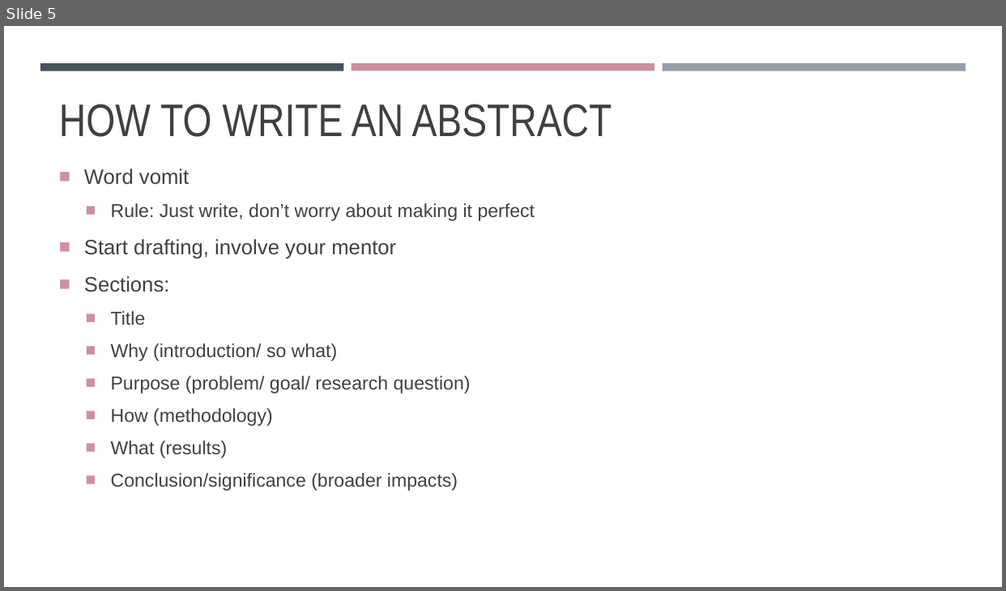
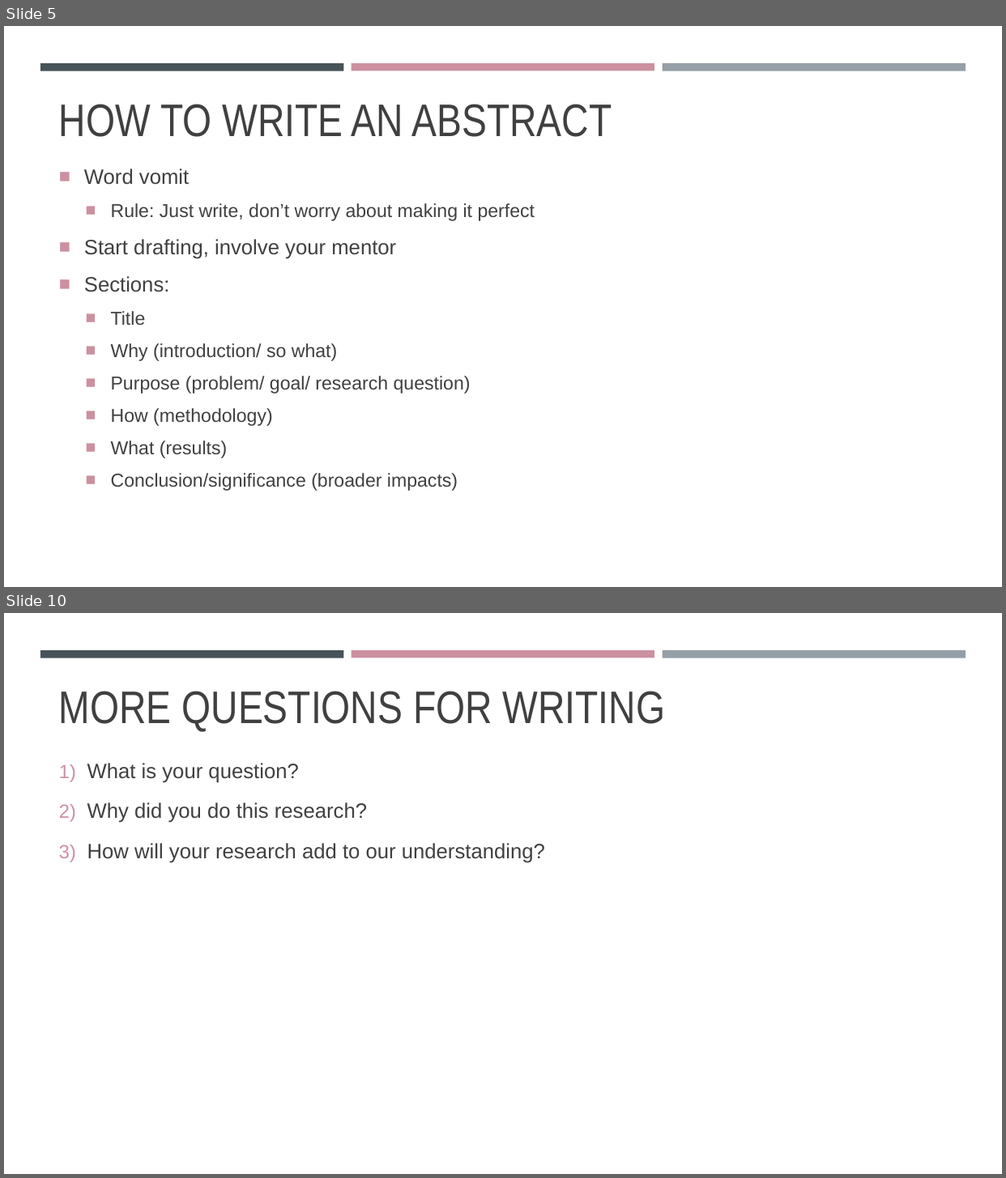
Before and after one commit to madmolecularman/MARC-Summer-2020, a slide deck: resources/abstracts/how_to_write_an_abstract.pptx. Shown one above the other, each under a label of ours: slide 5 before the commit, slides 5 and 10 after it; the slides between them are not shown. The pictures are 1006x591 and 1006x1178 pixels, drawn with LibreOffice and Linux fonts; fonts in the diff are those of the drawing. Boxes give left, top, right and bottom in pixels: in the first picture for what was removed or moved away, otherwise in the second. Text is boxed around its words. In the diff, an @@ line names an element or a change of style, - is before the commit and + after.

```diff
--- a/resources/abstracts/how_to_write_an_abstract.pptx
+++ b/resources/abstracts/how_to_write_an_abstract.pptx
@@ slide 10 added at bbox=[4, 613, 1002, 1174], background #FFFFFF; not listed: 3 template elements that a slide beside it also shows @@
@@ title added at bbox=[59, 691, 665, 732], 44 pt, text #404040 @@
+MORE QUESTIONS FOR WRITING
@@ text added at bbox=[87, 763, 545, 863], 20 pt, text #404040 @@
+1) What is your question?
+2) Why did you do this research?
+3) How will your research add to our understanding?
```
Also in this commit, not shown: 6 slides changed, 2 other slides added, 2 other files.
